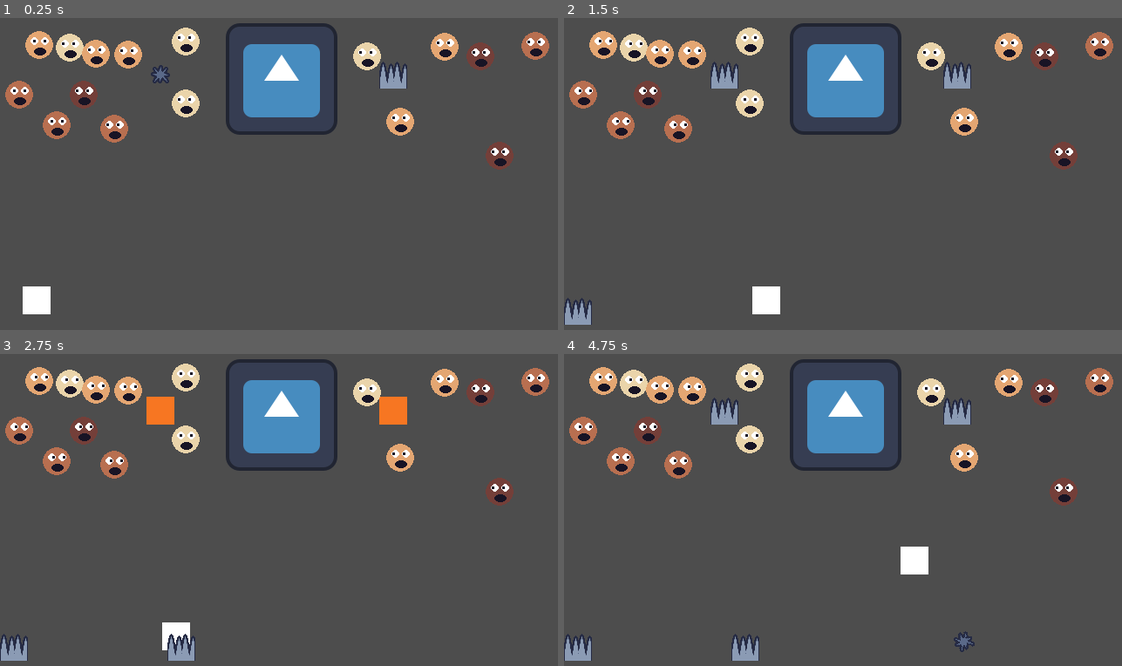
Above: before the commit, frames 1-4 (two rows, left to right).
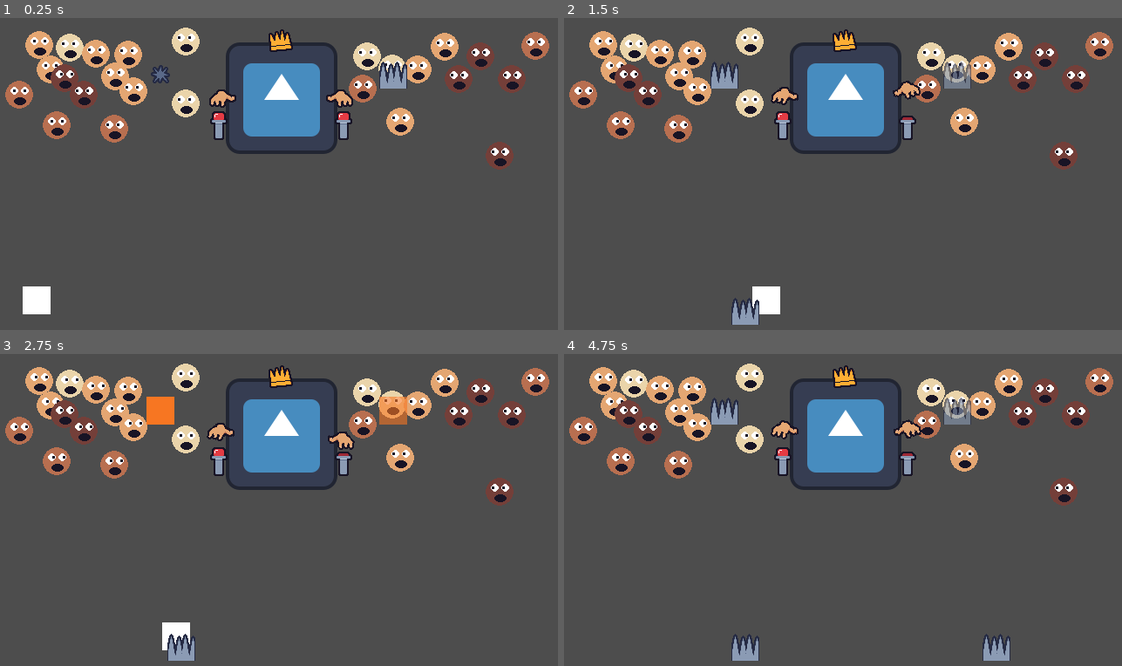
Above: after the commit, the same moments.

Repository: coelhucas/ggj-2024
Game: Godot game, scene res://src/scenes/main.tscn
Two runs of this game, one before a commit and one after it. Both use one fixed random seed, a clock stepped at 60 frames per second and the inputs below. The engine's default icon, where the game draws it, is replaced by a stand-in: a white triangle on a blue panel in a dark square.
Inputs:
- Up to frame 1 (0.25 s): no input
- Up to frame 2 (1.5 s): tap Enter at 0.5 s; hold D (p1_right) from 0.53 s (still down); tap Left (p2_left) at 0.6 s; tap W (p1_up) at 0.77 s; tap Right (p2_right) at 0.8, 1.35 s
- Up to frame 3 (2.75 s): tap W (p1_up) at 1.52 s; tap Left (p2_left) at 1.55, 2.1 s; release D (p1_right) at 2.03 s; hold A (p1_left) from 2.03 s (still down); tap Right (p2_right) at 2.3 s
- Up to frame 4 (4.75 s): release A (p1_left) at 2.78 s; hold D (p1_right) 2.78-4.28 s; tap Right (p2_right) at 2.85, 3.8, 4.35 s; tap W (p1_up) at 3.02, 3.77, 4.52 s; tap Left (p2_left) at 3.05, 3.6, 4.55 s; hold A (p1_left) from 4.28 s (still down)

The runs differ from the first frame. In frame 1, 6.6% of the frame differs, in the area x 6-95%, y 1-44%; in frame 2, 7.6%; in frame 3, 7.3%; in frame 4, 8.2%, in the area x 0-95%, y 1-99%.

Commit message:
aniamtion progress

Diff:
--- a/src/scenes/king/king.gd
+++ b/src/scenes/king/king.gd
@@ -1,11 +1,22 @@
 extends Node2D
+
+# TODO: separar animation player em um pra cada mão, para que sejam independentes
+@onready var animation_player := $AnimationPlayer
 
 signal spawn_behind_player
 signal spawn_ahead_player
 
 func _physics_process(delta):
 	if Input.is_action_just_pressed("p2_left"):
-		spawn_behind_player.emit()
+		animation_player.play("PressRight")
 
 	if Input.is_action_just_pressed("p2_right"):
-		spawn_ahead_player.emit()
+		animation_player.play("PressLeft")
+
+
+func spawn_ahead() -> void:
+	spawn_ahead_player.emit()
+
+
+func spawn_behind() -> void:
+	spawn_behind_player.emit()
--- a/src/scenes/king/king.tscn
+++ b/src/scenes/king/king.tscn
@@ -1,10 +1,230 @@
-[gd_scene load_steps=3 format=3 uid="uid://c42d2c58m34o6"]
+[gd_scene load_steps=10 format=3 uid="uid://c42d2c58m34o6"]
 
 [ext_resource type="Texture2D" uid="uid://bnuvwfom1smky" path="res://icon.svg" id="1_iv1oh"]
 [ext_resource type="Script" path="res://src/scenes/king/king.gd" id="1_vlvko"]
+[ext_resource type="Texture2D" uid="uid://bygicvpeeclqb" path="res://assets/sprites/hand.png" id="3_24660"]
+[ext_resource type="Texture2D" uid="uid://cnqkjfjpm3vwh" path="res://assets/sprites/crown.png" id="4_cpxtg"]
+[ext_resource type="Texture2D" uid="uid://cu7lpxqvbiqt4" path="res://assets/sprites/button.png" id="5_o4smg"]
+
+[sub_resource type="Animation" id="Animation_ps25x"]
+resource_name = "PressLeft"
+tracks/0/type = "value"
+tracks/0/imported = false
+tracks/0/enabled = true
+tracks/0/path = NodePath("LHand:position")
+tracks/0/interp = 1
+tracks/0/loop_wrap = true
+tracks/0/keys = {
+"times": PackedFloat32Array(0, 0.3, 0.6, 1),
+"transitions": PackedFloat32Array(1, 1, 1, 1),
+"update": 0,
+"values": [Vector2(67, 1), Vector2(71, -11), Vector2(71, 17), Vector2(67, 1)]
+}
+tracks/1/type = "value"
+tracks/1/imported = false
+tracks/1/enabled = true
+tracks/1/path = NodePath("LHand:rotation")
+tracks/1/interp = 1
+tracks/1/loop_wrap = true
+tracks/1/keys = {
+"times": PackedFloat32Array(0, 0.3, 0.6, 1),
+"transitions": PackedFloat32Array(1, 1, 1, 1),
+"update": 0,
+"values": [0.0, -0.381175, 0.202644, 0.0]
+}
+tracks/2/type = "value"
+tracks/2/imported = false
+tracks/2/enabled = true
+tracks/2/path = NodePath("Button2:frame")
+tracks/2/interp = 1
+tracks/2/loop_wrap = true
+tracks/2/keys = {
+"times": PackedFloat32Array(-0.1, 0.6),
+"transitions": PackedFloat32Array(1, 1),
+"update": 1,
+"values": [0, 1]
+}
+tracks/3/type = "method"
+tracks/3/imported = false
+tracks/3/enabled = true
+tracks/3/path = NodePath(".")
+tracks/3/interp = 1
+tracks/3/loop_wrap = true
+tracks/3/keys = {
+"times": PackedFloat32Array(0.7),
+"transitions": PackedFloat32Array(1),
+"values": [{
+"args": [],
+"method": &"spawn_ahead"
+}]
+}
+
+[sub_resource type="Animation" id="Animation_bipfc"]
+length = 0.001
+tracks/0/type = "value"
+tracks/0/imported = false
+tracks/0/enabled = true
+tracks/0/path = NodePath("LHand:position")
+tracks/0/interp = 1
+tracks/0/loop_wrap = true
+tracks/0/keys = {
+"times": PackedFloat32Array(0),
+"transitions": PackedFloat32Array(1),
+"update": 0,
+"values": [Vector2(67, 1)]
+}
+tracks/1/type = "value"
+tracks/1/imported = false
+tracks/1/enabled = true
+tracks/1/path = NodePath("LHand:rotation")
+tracks/1/interp = 1
+tracks/1/loop_wrap = true
+tracks/1/keys = {
+"times": PackedFloat32Array(0),
+"transitions": PackedFloat32Array(1),
+"update": 0,
+"values": [0.0]
+}
+tracks/2/type = "value"
+tracks/2/imported = false
+tracks/2/enabled = true
+tracks/2/path = NodePath("Button2:frame")
+tracks/2/interp = 1
+tracks/2/loop_wrap = true
+tracks/2/keys = {
+"times": PackedFloat32Array(0),
+"transitions": PackedFloat32Array(1),
+"update": 1,
+"values": [0]
+}
+tracks/3/type = "value"
+tracks/3/imported = false
+tracks/3/enabled = true
+tracks/3/path = NodePath("RHand:position")
+tracks/3/interp = 1
+tracks/3/loop_wrap = true
+tracks/3/keys = {
+"times": PackedFloat32Array(0),
+"transitions": PackedFloat32Array(1),
+"update": 0,
+"values": [Vector2(-68, 1)]
+}
+tracks/4/type = "value"
+tracks/4/imported = false
+tracks/4/enabled = true
+tracks/4/path = NodePath("RHand:rotation")
+tracks/4/interp = 1
+tracks/4/loop_wrap = true
+tracks/4/keys = {
+"times": PackedFloat32Array(0),
+"transitions": PackedFloat32Array(1),
+"update": 0,
+"values": [0.0]
+}
+tracks/5/type = "value"
+tracks/5/imported = false
+tracks/5/enabled = true
+tracks/5/path = NodePath("Button:frame")
+tracks/5/interp = 1
+tracks/5/loop_wrap = true
+tracks/5/keys = {
+"times": PackedFloat32Array(0),
+"transitions": PackedFloat32Array(1),
+"update": 1,
+"values": [0]
+}
+
+[sub_resource type="Animation" id="Animation_2at3r"]
+resource_name = "PressRight"
+tracks/0/type = "value"
+tracks/0/imported = false
+tracks/0/enabled = true
+tracks/0/path = NodePath("RHand:position")
+tracks/0/interp = 1
+tracks/0/loop_wrap = true
+tracks/0/keys = {
+"times": PackedFloat32Array(0, 0.2, 0.6, 1),
+"transitions": PackedFloat32Array(1, 1, 1, 1),
+"update": 0,
+"values": [Vector2(-68, 1), Vector2(-70, -14), Vector2(-70, 15), Vector2(-68, 1)]
+}
+tracks/1/type = "value"
+tracks/1/imported = false
+tracks/1/enabled = true
+tracks/1/path = NodePath("RHand:rotation")
+tracks/1/interp = 1
+tracks/1/loop_wrap = true
+tracks/1/keys = {
+"times": PackedFloat32Array(0, 0.2, 0.6, 1),
+"transitions": PackedFloat32Array(1, 1, 1, 1),
+"update": 0,
+"values": [0.0, 0.267528, -0.130947, 0.0]
+}
+tracks/2/type = "value"
+tracks/2/imported = false
+tracks/2/enabled = true
+tracks/2/path = NodePath("Button:frame")
+tracks/2/interp = 1
+tracks/2/loop_wrap = true
+tracks/2/keys = {
+"times": PackedFloat32Array(0, 0.6),
+"transitions": PackedFloat32Array(1, 1),
+"update": 1,
+"values": [0, 1]
+}
+tracks/3/type = "method"
+tracks/3/imported = false
+tracks/3/enabled = true
+tracks/3/path = NodePath(".")
+tracks/3/interp = 1
+tracks/3/loop_wrap = true
+tracks/3/keys = {
+"times": PackedFloat32Array(0.6),
+"transitions": PackedFloat32Array(1),
+"values": [{
+"args": [],
+"method": &"spawn_behind"
+}]
+}
+
+[sub_resource type="AnimationLibrary" id="AnimationLibrary_fvesa"]
+_data = {
+"PressLeft": SubResource("Animation_ps25x"),
+"PressRight": SubResource("Animation_2at3r"),
+"RESET": SubResource("Animation_bipfc")
+}
 
 [node name="King" type="Node2D"]
 script = ExtResource("1_vlvko")
 
 [node name="Icon" type="Sprite2D" parent="."]
 texture = ExtResource("1_iv1oh")
+
+[node name="Crown" type="Sprite2D" parent="."]
+position = Vector2(-2, -65)
+texture = ExtResource("4_cpxtg")
+
+[node name="Button" type="Sprite2D" parent="."]
+position = Vector2(-72, 30)
+texture = ExtResource("5_o4smg")
+hframes = 2
+
+[node name="Button2" type="Sprite2D" parent="."]
+position = Vector2(71, 30)
+texture = ExtResource("5_o4smg")
+hframes = 2
+
+[node name="RHand" type="Sprite2D" parent="."]
+position = Vector2(-68, 1)
+texture = ExtResource("3_24660")
+
+[node name="LHand" type="Sprite2D" parent="."]
+position = Vector2(67, 1)
+texture = ExtResource("3_24660")
+flip_h = true
+
+[node name="AnimationPlayer" type="AnimationPlayer" parent="."]
+libraries = {
+"": SubResource("AnimationLibrary_fvesa")
+}
+speed_scale = 2.0
--- a/src/scenes/main.tscn
+++ b/src/scenes/main.tscn
@@ -19,6 +19,83 @@
 
 [node name="Main" type="Node2D" parent="."]
 script = ExtResource("1_rbhpf")
+
+[node name="Audience" type="Node2D" parent="Main"]
+
+[node name="Person" parent="Main/Audience" instance=ExtResource("5_4vk1h")]
+position = Vector2(45, 31)
+
+[node name="Person2" parent="Main/Audience" instance=ExtResource("5_4vk1h")]
+position = Vector2(80, 34)
+
+[node name="Person3" parent="Main/Audience" instance=ExtResource("5_4vk1h")]
+position = Vector2(110, 41)
+
+[node name="Person4" parent="Main/Audience" instance=ExtResource("5_4vk1h")]
+position = Vector2(147, 42)
+
+[node name="Person5" parent="Main/Audience" instance=ExtResource("5_4vk1h")]
+position = Vector2(213, 27)
+
+[node name="Person6" parent="Main/Audience" instance=ExtResource("5_4vk1h")]
+position = Vector2(421, 44)
+
+[node name="Person7" parent="Main/Audience" instance=ExtResource("5_4vk1h")]
+position = Vector2(510, 33)
+
+[node name="Person8" parent="Main/Audience" instance=ExtResource("5_4vk1h")]
+position = Vector2(551, 44)
+
+[node name="Person9" parent="Main/Audience" instance=ExtResource("5_4vk1h")]
+position = Vector2(614, 32)
+
+[node name="Person10" parent="Main/Audience" instance=ExtResource("5_4vk1h")]
+position = Vector2(573, 158)
+
+[node name="Person11" parent="Main/Audience" instance=ExtResource("5_4vk1h")]
+position = Vector2(459, 119)
+
+[node name="Person12" parent="Main/Audience" instance=ExtResource("5_4vk1h")]
+position = Vector2(213, 98)
+
+[node name="Person13" parent="Main/Audience" instance=ExtResource("5_4vk1h")]
+position = Vector2(131, 127)
+
+[node name="Person14" parent="Main/Audience" instance=ExtResource("5_4vk1h")]
+position = Vector2(65, 123)
+
+[node name="Person15" parent="Main/Audience" instance=ExtResource("5_4vk1h")]
+position = Vector2(22, 88)
+
+[node name="Person16" parent="Main/Audience" instance=ExtResource("5_4vk1h")]
+position = Vector2(96, 88)
+
+[node name="Person17" parent="Main/Audience" instance=ExtResource("5_4vk1h")]
+position = Vector2(58, 59)
+
+[node name="Person18" parent="Main/Audience" instance=ExtResource("5_4vk1h")]
+position = Vector2(74, 69)
+
+[node name="Person19" parent="Main/Audience" instance=ExtResource("5_4vk1h")]
+position = Vector2(132, 67)
+
+[node name="Person20" parent="Main/Audience" instance=ExtResource("5_4vk1h")]
+position = Vector2(153, 84)
+
+[node name="Person21" parent="Main/Audience" instance=ExtResource("5_4vk1h")]
+position = Vector2(416, 81)
+
+[node name="Person22" parent="Main/Audience" instance=ExtResource("5_4vk1h")]
+position = Vector2(450, 58)
+
+[node name="Person23" parent="Main/Audience" instance=ExtResource("5_4vk1h")]
+position = Vector2(479, 59)
+
+[node name="Person24" parent="Main/Audience" instance=ExtResource("5_4vk1h")]
+position = Vector2(526, 70)
+
+[node name="Person25" parent="Main/Audience" instance=ExtResource("5_4vk1h")]
+position = Vector2(587, 70)
 
 [node name="Player" parent="Main" instance=ExtResource("1_4s3sc")]
 position = Vector2(42, 324)
@@ -44,7 +121,7 @@
 shape = SubResource("RectangleShape2D_1t7xc")
 
 [node name="King" parent="Main" instance=ExtResource("2_fadux")]
-position = Vector2(323, 70)
+position = Vector2(323, 92)
 
 [node name="TrapSelector" parent="Main" instance=ExtResource("3_lpelj")]
 position = Vector2(451, 65)
@@ -56,52 +133,4 @@
 tile_set = SubResource("TileSet_ofp0x")
 format = 2
 
-[node name="Person" parent="Main" instance=ExtResource("5_4vk1h")]
-position = Vector2(45, 31)
-
-[node name="Person2" parent="Main" instance=ExtResource("5_4vk1h")]
-position = Vector2(80, 34)
-
-[node name="Person3" parent="Main" instance=ExtResource("5_4vk1h")]
-position = Vector2(110, 41)
-
-[node name="Person4" parent="Main" instance=ExtResource("5_4vk1h")]
-position = Vector2(147, 42)
-
-[node name="Person5" parent="Main" instance=ExtResource("5_4vk1h")]
-position = Vector2(213, 27)
-
-[node name="Person6" parent="Main" instance=ExtResource("5_4vk1h")]
-position = Vector2(421, 44)
-
-[node name="Person7" parent="Main" instance=ExtResource("5_4vk1h")]
-position = Vector2(510, 33)
-
-[node name="Person8" parent="Main" instance=ExtResource("5_4vk1h")]
-position = Vector2(551, 44)
-
-[node name="Person9" parent="Main" instance=ExtResource("5_4vk1h")]
-position = Vector2(614, 32)
-
-[node name="Person10" parent="Main" instance=ExtResource("5_4vk1h")]
-position = Vector2(573, 158)
-
-[node name="Person11" parent="Main" instance=ExtResource("5_4vk1h")]
-position = Vector2(459, 119)
-
-[node name="Person12" parent="Main" instance=ExtResource("5_4vk1h")]
-position = Vector2(213, 98)
-
-[node name="Person13" parent="Main" instance=ExtResource("5_4vk1h")]
-position = Vector2(131, 127)
-
-[node name="Person14" parent="Main" instance=ExtResource("5_4vk1h")]
-position = Vector2(65, 123)
-
-[node name="Person15" parent="Main" instance=ExtResource("5_4vk1h")]
-position = Vector2(22, 88)
-
-[node name="Person16" parent="Main" instance=ExtResource("5_4vk1h")]
-position = Vector2(96, 88)
-
 [node name="CanvasLayer" type="CanvasLayer" parent="."]
--- a/src/scenes/public/person.gd
+++ b/src/scenes/public/person.gd
@@ -10,7 +10,6 @@
 func _ready() -> void:
 	skin.frame = randi() % skin.hframes
 	Global.set_player.connect(func(_p):
-		print("wow")
 		player = _p
 	)
 
@@ -19,8 +18,6 @@
 	if not is_instance_valid(player):
 		return
 
-	print(abs(player.global_position.x - global_position.x))
-
 	if player.global_position.x > global_position.x and abs(player.global_position.x - global_position.x) > offset:
 		sprite.frame = 3
 	elif player.global_position.x < global_position.x  and abs(player.global_position.x - global_position.x) > offset:
Binary file added: assets/sprites/button.png
Not shown, added: assets/sprites/button.png.import
Binary file added: assets/sprites/crown.png
Not shown, added: assets/sprites/crown.png.import
Binary file added: assets/sprites/hand.png
Not shown, added: assets/sprites/hand.png.import
